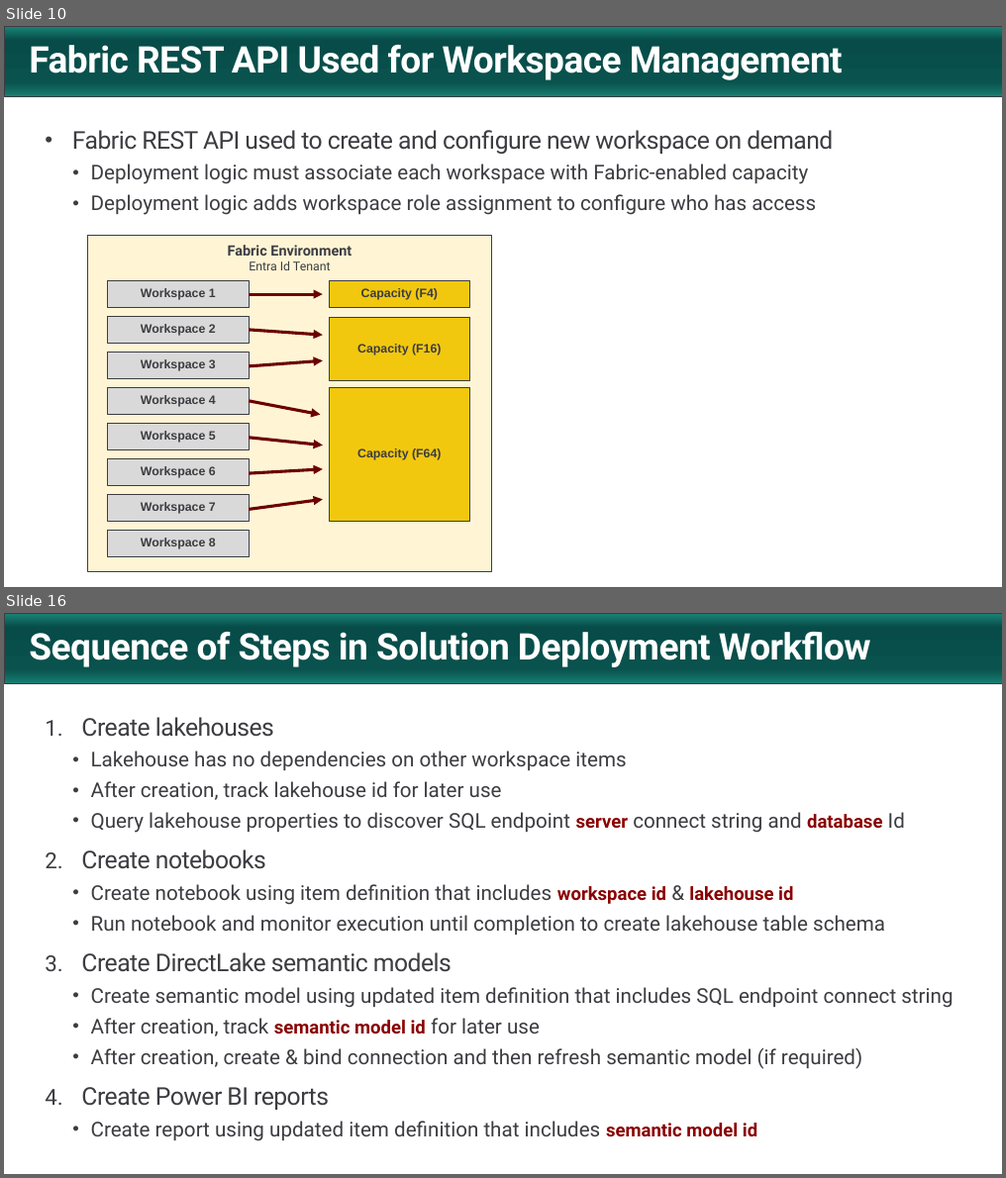
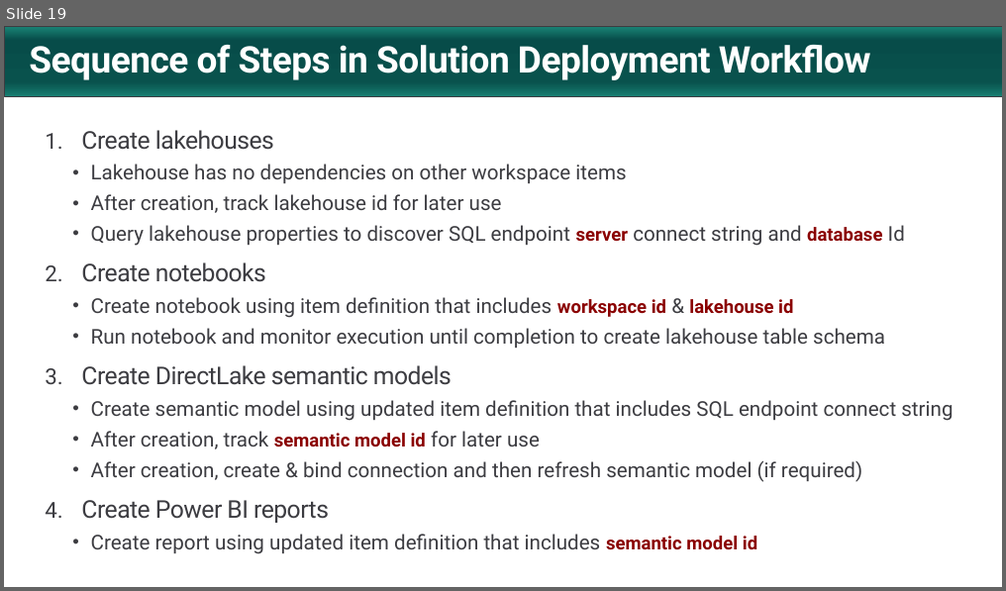
Before and after one commit to FabricDevCamp/FabricSolutionDeployment, a slide deck: docs/Automating Fabric Solution Deployment.pptx. Shown one above the other, each under a label of ours: slides 10 and 16 before the commit, slide 19 after it; the slides between them are not shown. The pictures are 1006x1178 and 1006x591 pixels, drawn with LibreOffice and Linux fonts; fonts in the diff are those of the drawing; background and template pictures are left out. Boxes give left, top, right and bottom in pixels: in the first picture for what was removed or moved away, otherwise in the second. Text is boxed around its words. In the diff, an @@ line names an element or a change of style, - is before the commit and + after.

```diff
--- a/docs/Automating Fabric Solution Deployment.pptx
+++ b/docs/Automating Fabric Solution Deployment.pptx
@@ slide 10 removed at <box>4,26,1002,587</box>, background #FFFFFF; not listed: 1 template element that a slide beside it also shows @@
@@ title removed at <box>29,45,843,80</box> @@
-Fabric REST API Used for Workspace Management
@@ text removed at <box>72,130,833,215</box> @@
-• Fabric REST API used to create and configure new workspace on demand
-  • Deployment logic must associate each workspace with Fabric-enabled capacity
-  • Deployment logic adds workspace role assignment to configure who has access
@@ rectangle removed at <box>87,234,492,571</box> @@
-Fabric Environment
-Entra Id Tenant
@@ rectangle removed at <box>108,280,249,308</box> @@
-Workspace 1
@@ rectangle removed at <box>329,280,470,308</box> @@
-Capacity (F4)
@@ rectangle removed at <box>108,317,249,344</box> @@
-Workspace 2
@@ arrow removed from (249, 294) to (323, 294) @@
@@ rectangle removed at <box>329,317,470,380</box> @@
-Capacity (F16)
@@ rectangle removed at <box>108,352,249,379</box> @@
-Workspace 3
@@ arrow removed from (249, 330) to (323, 335) @@
@@ arrow removed from (249, 367) to (323, 361) @@
@@ rectangle removed at <box>108,387,249,415</box> @@
-Workspace 4
@@ arrow removed from (249, 401) to (320, 415) @@
@@ rectangle removed at <box>329,387,470,522</box> @@
-Capacity (F64)
@@ rectangle removed at <box>108,423,249,450</box> @@
-Workspace 5
@@ arrow removed from (249, 438) to (323, 446) @@
@@ rectangle removed at <box>108,459,249,486</box> @@
-Workspace 6
@@ arrow removed from (249, 473) to (323, 470) @@
@@ rectangle removed at <box>108,494,249,521</box> @@
-Workspace 7
@@ arrow removed from (249, 509) to (323, 499) @@
@@ rectangle removed at <box>108,530,249,558</box> @@
-Workspace 8
@@ what was slide 16 is now slide 19 @@
```
Also in this commit, not shown: 10 slides changed, 23 slides added, 12 other slides removed.
